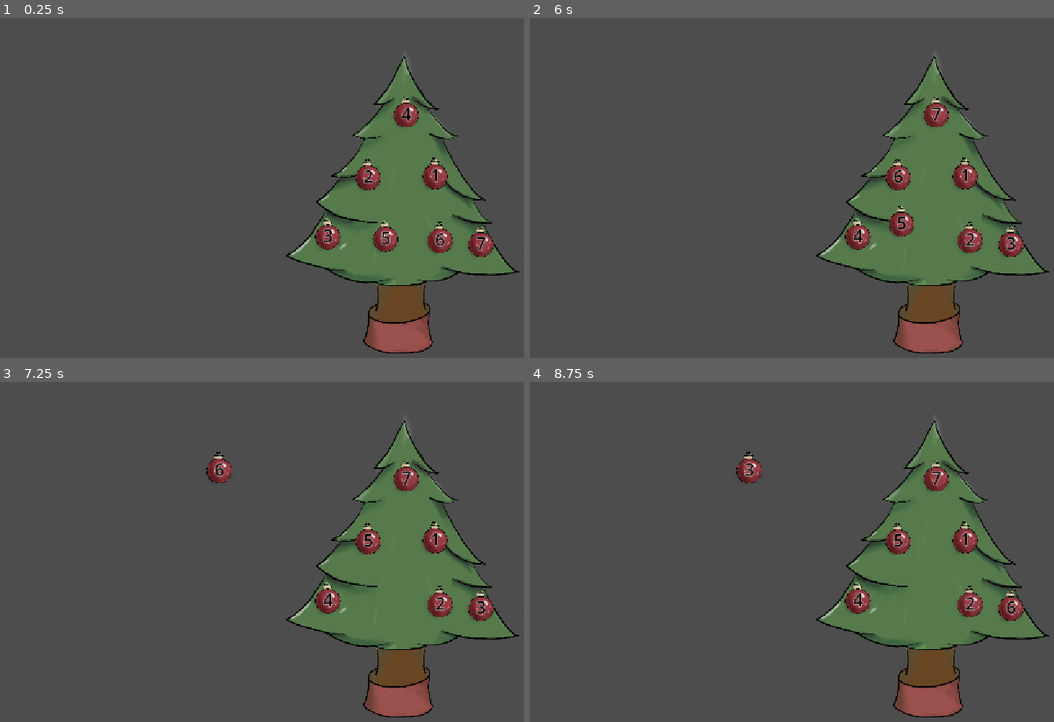
Above: before the commit, frames 1-4 (two rows, left to right).
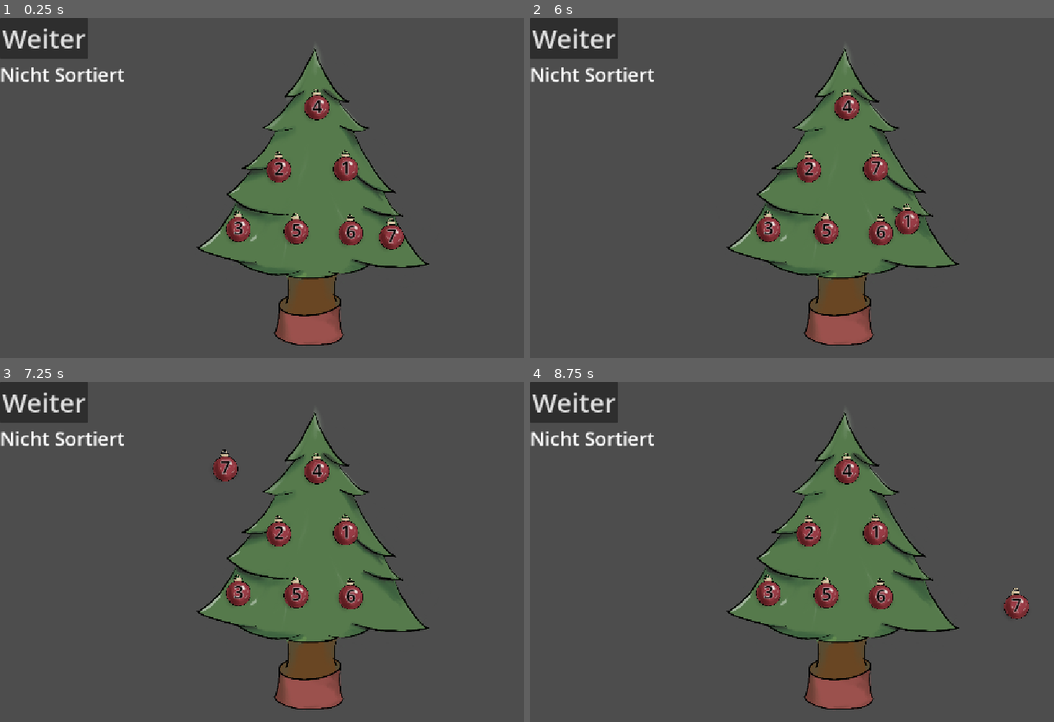
Above: after the commit, the same moments.

Repository: pon12/Heapsort-game
Game: Godot game, scene res://Szenen/main.tscn
Two runs of this game, one before a commit and one after it. Both use one fixed random seed, a clock stepped at 60 frames per second and the inputs below.
Inputs (mouse positions are in pixels of both pictures, inside the frame that each line leads up to):
- Up to frame 1 (0.25 s): no input
- Up to frame 2 (6 s): click (571, 38) at 0.5 s, where only the run after the commit has a clickable "Weiter"; click (571, 38) at 1.25 s, where only the run after the commit has a clickable "Weiter"; click (571, 38) at 2 s, where only the run after the commit has a clickable "Weiter"; tap Enter at 2.75 s; drag from (938, 113) to (860, 235) at 2.77 s; drag from (896, 177) to (970, 239) at 3.52 s; move the mouse to (964, 174) at 4.27 s; tap N at 4.35 s; click (964, 174) at 4.42 s; tap P at 4.55 s; tap Space at 5 s; drag from (938, 113) to (1012, 242) at 5.02 s; drag from (917, 239) to (875, 194) at 5.77 s
- Up to frame 3 (7.25 s): drag from (387, 603) to (220, 470) at 6.52 s
- Up to frame 4 (8.75 s): tap Enter at 7.25 s; move the mouse to (938, 477) at 7.27 s; tap P at 7.35 s; click (938, 477) at 7.42 s; tap Space at 8 s; drag from (750, 470) to (1012, 606) at 8.02 s

The runs differ from the first frame. In frame 1, 27% of the frame differs, in the area x 0-100%, y 0-99%; in frame 2, 27%; in frame 3, 27%; in frame 4, 27%.

Commit message:
Temp UI for Interaction

Diff:
--- a/Heapsort/Objekte/baum.tscn
+++ b/Heapsort/Objekte/baum.tscn
@@ -11,36 +11,29 @@
 [node name="TreeNode4" parent="." unique_id=1373877517 instance=ExtResource("1_ockag")]
 position = Vector2(-336, -74)
 number = 4
-Scaling = Vector2(0.2, 0.2)
 
 [node name="TreeNode2" parent="." unique_id=2017047121 instance=ExtResource("1_ockag")]
 position = Vector2(-319, 186)
 number = 2
-Scaling = Vector2(0.2, 0.2)
 
 [node name="TreeNode" parent="." unique_id=638626216 instance=ExtResource("1_ockag")]
 position = Vector2(-338, 287)
-Scaling = Vector2(0.2, 0.2)
 
 [node name="TreeNode3" parent="." unique_id=818584138 instance=ExtResource("1_ockag")]
 position = Vector2(-228, 334)
 number = 3
-Scaling = Vector2(0.2, 0.2)
 
 [node name="TreeNode5" parent="." unique_id=1525558895 instance=ExtResource("1_ockag")]
 position = Vector2(-333, 58)
 number = 5
-Scaling = Vector2(0.2, 0.2)
 
 [node name="TreeNode6" parent="." unique_id=318462087 instance=ExtResource("1_ockag")]
 position = Vector2(-346, -186)
 number = 6
-Scaling = Vector2(0.2, 0.2)
 
 [node name="TreeNode7" parent="." unique_id=534181557 instance=ExtResource("1_ockag")]
 position = Vector2(-251, 2)
 number = 7
-Scaling = Vector2(0.2, 0.2)
 
 [node name="Sprite2D" type="Sprite2D" parent="." unique_id=1754006987]
 position = Vector2(220, 95.000015)
--- a/Heapsort/Scripte/baum.gd
+++ b/Heapsort/Scripte/baum.gd
@@ -149,7 +149,7 @@
 		kugel.set_highlight(false)
 
 
-func pruefe_sortierung() -> void:
+func pruefe_sortierung() -> bool:
 	_sync_order_from_slots()
 
 	var werte: Array[int] = []
@@ -166,5 +166,7 @@
 
 	if korrekt:
 		print("RICHTIG! Die Zahlen sind aufsteigend sortiert.")
+		return true
 	else:
 		print("NOCH NICHT RICHTIG. Die Zahlen sind nicht aufsteigend sortiert.")
+		return false
--- /dev/null
+++ b/Heapsort/Scripte/ui.gd
@@ -0,0 +1,19 @@
+extends Control
+
+@export var tree: Node2D
+@onready var sorted_label: Label = $VBoxContainer/Label
+
+func _ready() -> void:
+	if tree == null:
+		print("UI has no Tree assigned")
+
+
+func _process(delta: float) -> void:
+	pass
+
+func _on_button_pressed() -> void:
+	if tree.pruefe_sortierung() == true:
+		sorted_label.text = "Sortiert"
+	else:
+		sorted_label.text = "Nicht Sortiert"
+	tree.next_step()
--- a/Heapsort/Szenen/main.tscn
+++ b/Heapsort/Szenen/main.tscn
@@ -1,7 +1,17 @@
 [gd_scene format=3 uid="uid://bmiq3vx3hrdb1"]
 
 [ext_resource type="PackedScene" uid="uid://b4yq4oh7ah74r" path="res://Objekte/baum.tscn" id="2_ekuxy"]
+[ext_resource type="PackedScene" uid="uid://pgn1h54fol1a" path="res://Szenen/ui.tscn" id="2_ldghw"]
 
 [node name="Main" type="Node2D" unique_id=1885438329]
 
 [node name="Baum" parent="." unique_id=1351460824 instance=ExtResource("2_ekuxy")]
+position = Vector2(354, 255)
+
+[node name="UI" parent="." unique_id=2099053967 node_paths=PackedStringArray("tree") instance=ExtResource("2_ldghw")]
+anchors_preset = 0
+anchor_right = 0.0
+anchor_bottom = 0.0
+grow_horizontal = 1
+grow_vertical = 1
+tree = NodePath("../Baum")
--- /dev/null
+++ b/Heapsort/Szenen/ui.tscn
@@ -0,0 +1,38 @@
+[gd_scene format=3 uid="uid://pgn1h54fol1a"]
+
+[ext_resource type="Script" uid="uid://dopl8iiscb0fe" path="res://Scripte/ui.gd" id="1_4j48y"]
+
+[sub_resource type="Theme" id="Theme_4j48y"]
+default_font_size = 48
+
+[sub_resource type="Theme" id="Theme_qxx62"]
+default_font_size = 35
+
+[node name="UI" type="Control" unique_id=2099053967]
+layout_mode = 3
+anchors_preset = 15
+anchor_right = 1.0
+anchor_bottom = 1.0
+grow_horizontal = 2
+grow_vertical = 2
+script = ExtResource("1_4j48y")
+
+[node name="VBoxContainer" type="VBoxContainer" parent="." unique_id=544413315]
+layout_mode = 0
+offset_right = 195.0
+offset_bottom = 80.0
+
+[node name="HBoxContainer" type="HBoxContainer" parent="VBoxContainer" unique_id=814151309]
+layout_mode = 2
+
+[node name="Button" type="Button" parent="VBoxContainer/HBoxContainer" unique_id=2023089552]
+layout_mode = 2
+theme = SubResource("Theme_4j48y")
+text = "Weiter"
+
+[node name="Label" type="Label" parent="VBoxContainer" unique_id=1823870113]
+layout_mode = 2
+theme = SubResource("Theme_qxx62")
+text = "Nicht Sortiert"
+
+[connection signal="pressed" from="VBoxContainer/HBoxContainer/Button" to="." method="_on_button_pressed"]
Not shown, added: Heapsort/Scripte/ui.gd.uid
Not shown, added: Heapsort/export_presets.cfg
